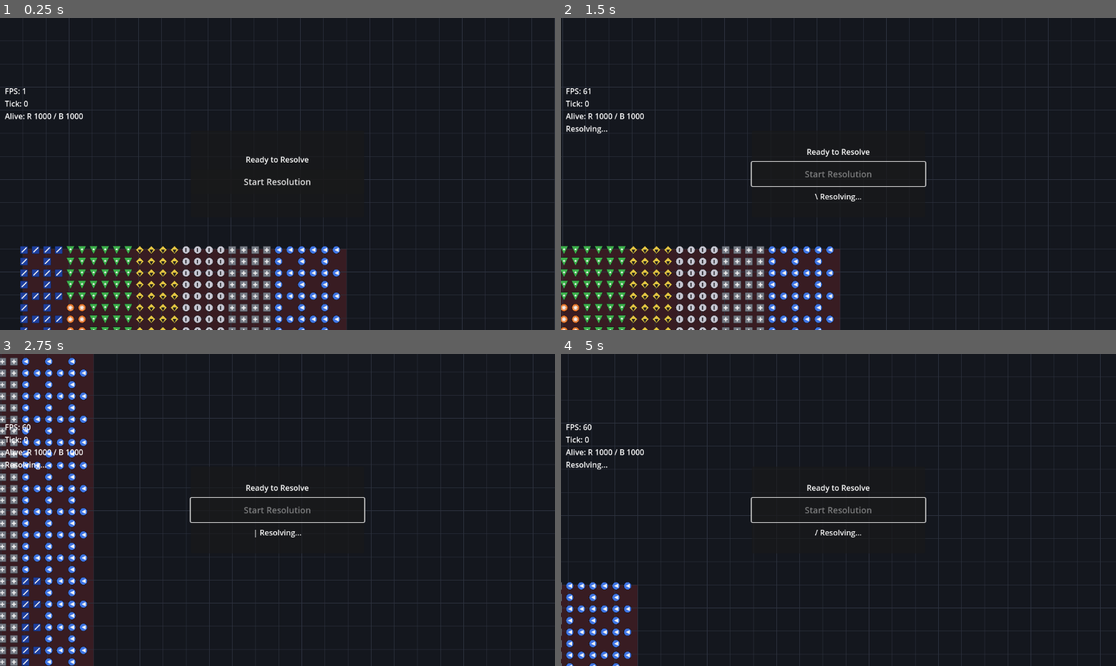
Above: before the commit, frames 1-4 (two rows, left to right).
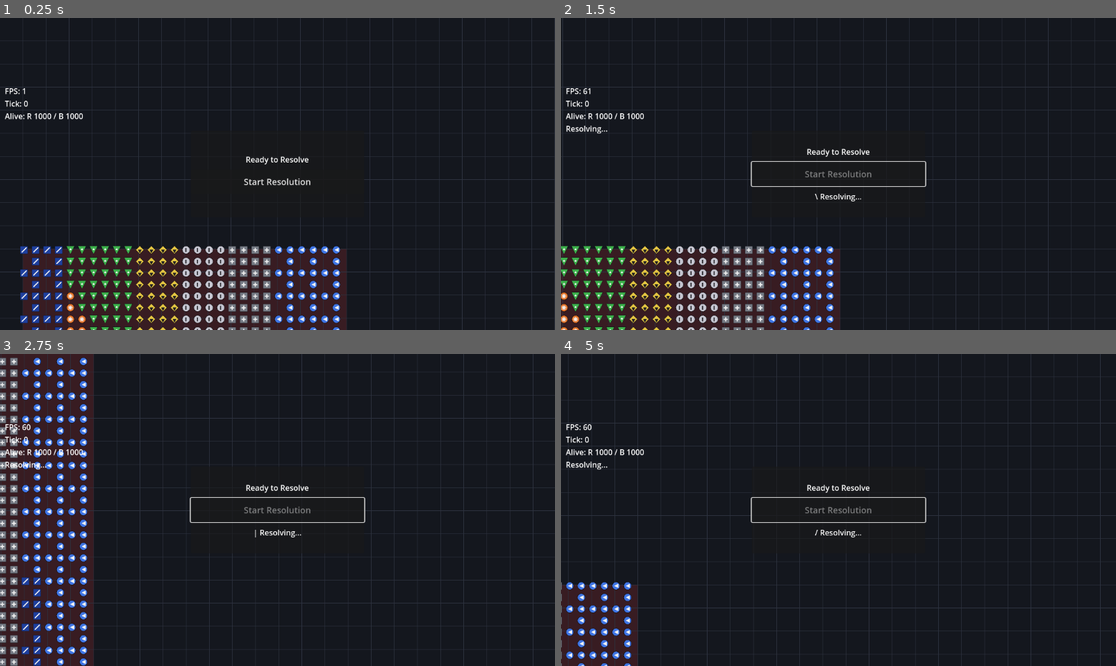
Above: after the commit, the same moments.

Repository: saykrikan-krap/battle-prototype-scale-test-godot
Game: Godot game, scene res://scenes/Main.tscn
Same seed, same stepped clock (60 frames per second), same inputs: the game is played once before the commit and once after it.
Inputs (mouse positions are in pixels of both pictures, inside the frame that each line leads up to):
- Up to frame 1 (0.25 s): no input
- Up to frame 2 (1.5 s): click "Start Resolution" at 0.5 s; tap Enter at 1.25 s; move the mouse to (960, 158) at 1.27 s; hold D from 1.28 s (still down); click (960, 158) at 1.42 s
- Up to frame 3 (2.75 s): tap Space at 1.52, 2.27 s; move the mouse to (166, 525) at 2.02 s; release D at 2.03 s; hold S from 2.03 s (still down)
- Up to frame 4 (5 s): move the mouse to (894, 441) at 2.77 s; release S at 2.78 s; hold D 2.78-3.53 s; move the mouse to (810, 572) at 3.52 s; hold W 3.53-4.28 s; click (810, 572) at 3.67 s; tap Space at 3.77, 4.52 s; move the mouse to (1005, 556) at 4.27 s; hold A from 4.28 s (still down)

The runs differ from the first frame. In frame 1, 1.1% of the frame differs, in the area x 3-62%, y 76-100%; in frame 2, 0.6%; in frame 3, 2.3%, in the area x 3-16%, y 1-100%; in frame 4, 0.6%.

Commit message:
Add tile facing for slot ordering

Diff:
--- a/replayer/battle_replayer.gd
+++ b/replayer/battle_replayer.gd
@@ -23,6 +23,8 @@
 var prev_y = PackedInt32Array()
 var last_move_tick = PackedInt32Array()
 var units_remaining = PackedInt32Array([0, 0])
+var tile_unit_count = PackedInt32Array()
+var tile_facing = PackedInt32Array()
 
 var projectile_ids = []
 var projectile_type = []
@@ -90,6 +92,13 @@
 		prev_x[i] = 0
 		prev_y[i] = 0
 		last_move_tick[i] = -1
+
+	var tile_count = grid_width * grid_height
+	tile_unit_count.resize(tile_count)
+	tile_facing.resize(tile_count)
+	for i in range(tile_count):
+		tile_unit_count[i] = 0
+		tile_facing[i] = -1
 
 	projectile_ids.clear()
 	projectile_type.clear()
@@ -165,15 +174,40 @@
 			prev_y[unit_id] = y
 			last_move_tick[unit_id] = -1
 			units_remaining[side] += 1
+			var tile_index = x + y * grid_width
+			if tile_index >= 0 and tile_index < tile_unit_count.size():
+				tile_unit_count[tile_index] += 1
+				if tile_facing[tile_index] == -1:
+					tile_facing[tile_index] = BattleConstants.DEFAULT_FACING[side]
 		BattleConstants.EventType.UNIT_MOVED:
 			var move_id = event_log.a[index]
 			var from_pos = event_log.b[index]
 			var to_pos = event_log.c[index]
-			prev_x[move_id] = BattleConstants.decode_x(from_pos)
-			prev_y[move_id] = BattleConstants.decode_y(from_pos)
-			unit_x[move_id] = BattleConstants.decode_x(to_pos)
-			unit_y[move_id] = BattleConstants.decode_y(to_pos)
+			var from_x = BattleConstants.decode_x(from_pos)
+			var from_y = BattleConstants.decode_y(from_pos)
+			var to_x = BattleConstants.decode_x(to_pos)
+			var to_y = BattleConstants.decode_y(to_pos)
+			prev_x[move_id] = from_x
+			prev_y[move_id] = from_y
+			unit_x[move_id] = to_x
+			unit_y[move_id] = to_y
 			last_move_tick[move_id] = event_log.ticks[index]
+			var from_tile = from_x + from_y * grid_width
+			var to_tile = to_x + to_y * grid_width
+			var was_empty = false
+			if to_tile >= 0 and to_tile < tile_unit_count.size():
+				was_empty = tile_unit_count[to_tile] == 0
+			if from_tile >= 0 and from_tile < tile_unit_count.size():
+				tile_unit_count[from_tile] -= 1
+				if tile_unit_count[from_tile] <= 0:
+					tile_unit_count[from_tile] = 0
+					tile_facing[from_tile] = -1
+			if to_tile >= 0 and to_tile < tile_unit_count.size():
+				if was_empty and tile_facing[to_tile] == -1:
+					tile_facing[to_tile] = BattleConstants.DEFAULT_FACING[unit_side[move_id]]
+				if to_x != from_x:
+					tile_facing[to_tile] = BattleConstants.Facing.RIGHT if to_x > from_x else BattleConstants.Facing.LEFT
+				tile_unit_count[to_tile] += 1
 		BattleConstants.EventType.PROJECTILE_FIRED:
 			var pid = event_log.a[index]
 			var p_type = event_log.b[index]
@@ -190,6 +224,12 @@
 			if unit_alive[removed_id] == 1:
 				unit_alive[removed_id] = 0
 				units_remaining[unit_side[removed_id]] -= 1
+				var removed_tile = unit_x[removed_id] + unit_y[removed_id] * grid_width
+				if removed_tile >= 0 and removed_tile < tile_unit_count.size():
+					tile_unit_count[removed_tile] -= 1
+					if tile_unit_count[removed_tile] <= 0:
+						tile_unit_count[removed_tile] = 0
+						tile_facing[removed_tile] = -1
 		BattleConstants.EventType.BATTLE_ENDED:
 			end_tick = event_log.b[index]
 		_:
--- a/replayer/battle_view.gd
+++ b/replayer/battle_view.gd
@@ -34,10 +34,17 @@
 	Color(0.9, 0.45, 0.15),
 ]
 
-const SLOT_OFFSETS = [
+const SLOT_OFFSETS_RIGHT = [
+	Vector2(0.25, -0.25),
+	Vector2(0.25, 0.25),
 	Vector2(-0.25, -0.25),
+	Vector2(-0.25, 0.25),
+]
+
+const SLOT_OFFSETS_LEFT = [
+	Vector2(-0.25, -0.25),
+	Vector2(-0.25, 0.25),
 	Vector2(0.25, -0.25),
-	Vector2(-0.25, 0.25),
 	Vector2(0.25, 0.25),
 ]
 
@@ -217,7 +224,12 @@
 		var tile = ux + uy * grid_width
 		var slot = tile_slots[tile]
 		tile_slots[tile] = slot + 1
-		var offset = _slot_offset(slot)
+		var facing = BattleConstants.DEFAULT_FACING[replayer.unit_side[id]]
+		if replayer.tile_facing.size() == grid_width * grid_height:
+			var tile_facing = replayer.tile_facing[tile]
+			if tile_facing != -1:
+				facing = tile_facing
+		var offset = _slot_offset(slot, facing)
 
 		var to_pos = _tile_center(ux, uy) + offset
 		var draw_pos = to_pos
@@ -307,10 +319,11 @@
 func _tile_center(x: int, y: int) -> Vector2:
 	return Vector2((float(x) + 0.5) * TILE_SIZE, (float(y) + 0.5) * TILE_SIZE)
 
-func _slot_offset(slot: int) -> Vector2:
+func _slot_offset(slot: int, facing: int) -> Vector2:
 	var clamped = slot
 	if clamped < 0:
 		clamped = 0
-	if clamped >= SLOT_OFFSETS.size():
-		clamped = SLOT_OFFSETS.size() - 1
-	return SLOT_OFFSETS[clamped] * TILE_SIZE
+	var offsets = SLOT_OFFSETS_LEFT if facing == BattleConstants.Facing.LEFT else SLOT_OFFSETS_RIGHT
+	if clamped >= offsets.size():
+		clamped = offsets.size() - 1
+	return offsets[clamped] * TILE_SIZE
--- a/schema/constants.gd
+++ b/schema/constants.gd
@@ -4,6 +4,11 @@
 enum Side {
 	RED = 0,
 	BLUE = 1,
+}
+
+enum Facing {
+	LEFT = 0,
+	RIGHT = 1,
 }
 
 enum UnitType {
@@ -39,6 +44,7 @@
 static var MELEE_HIT_CHANCE = PackedInt32Array([50, 55, 60, 0, 50, 55, 0])
 static var RANGED_RANGE = PackedInt32Array([0, 0, 0, 5, 0, 0, 6])
 static var PROJECTILE_SPEED = PackedInt32Array([2, 3])
+static var DEFAULT_FACING = PackedInt32Array([Facing.RIGHT, Facing.LEFT])
 
 const NEIGHBOR_DIRS = [
 	Vector2i(0, -1),
